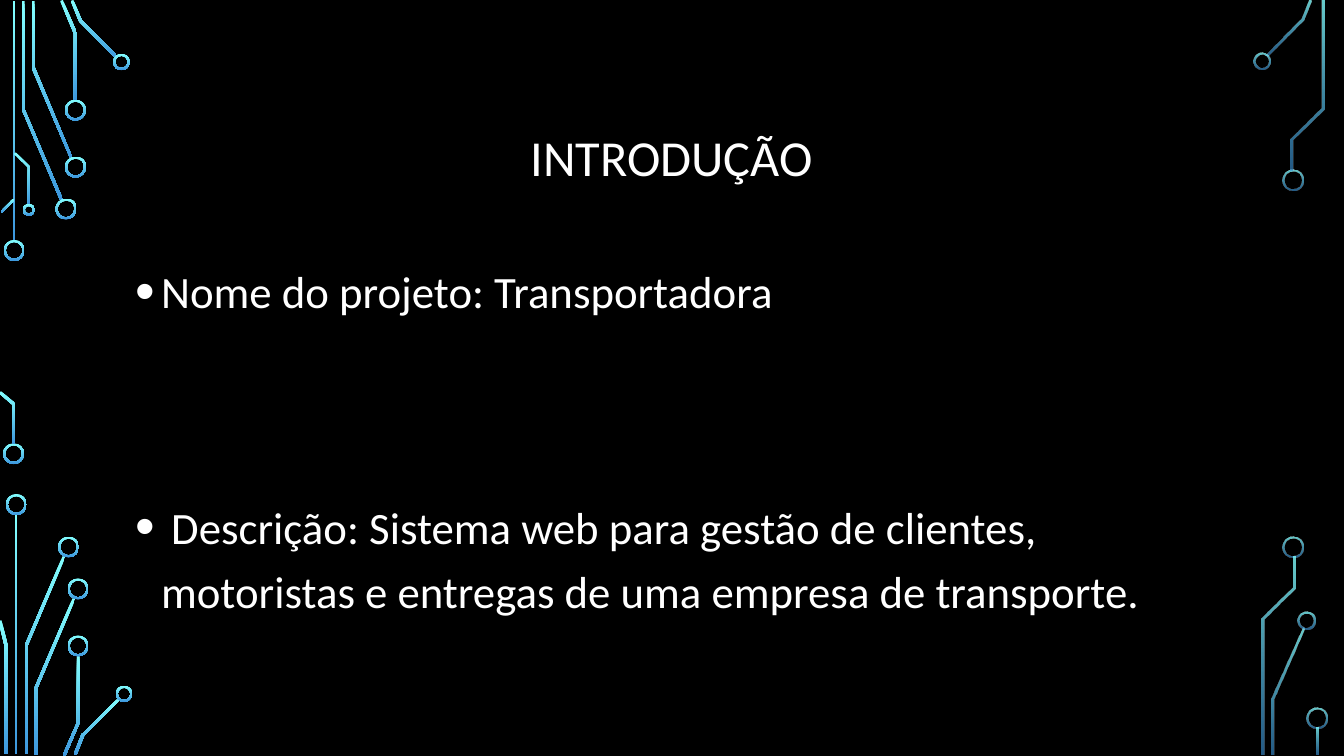
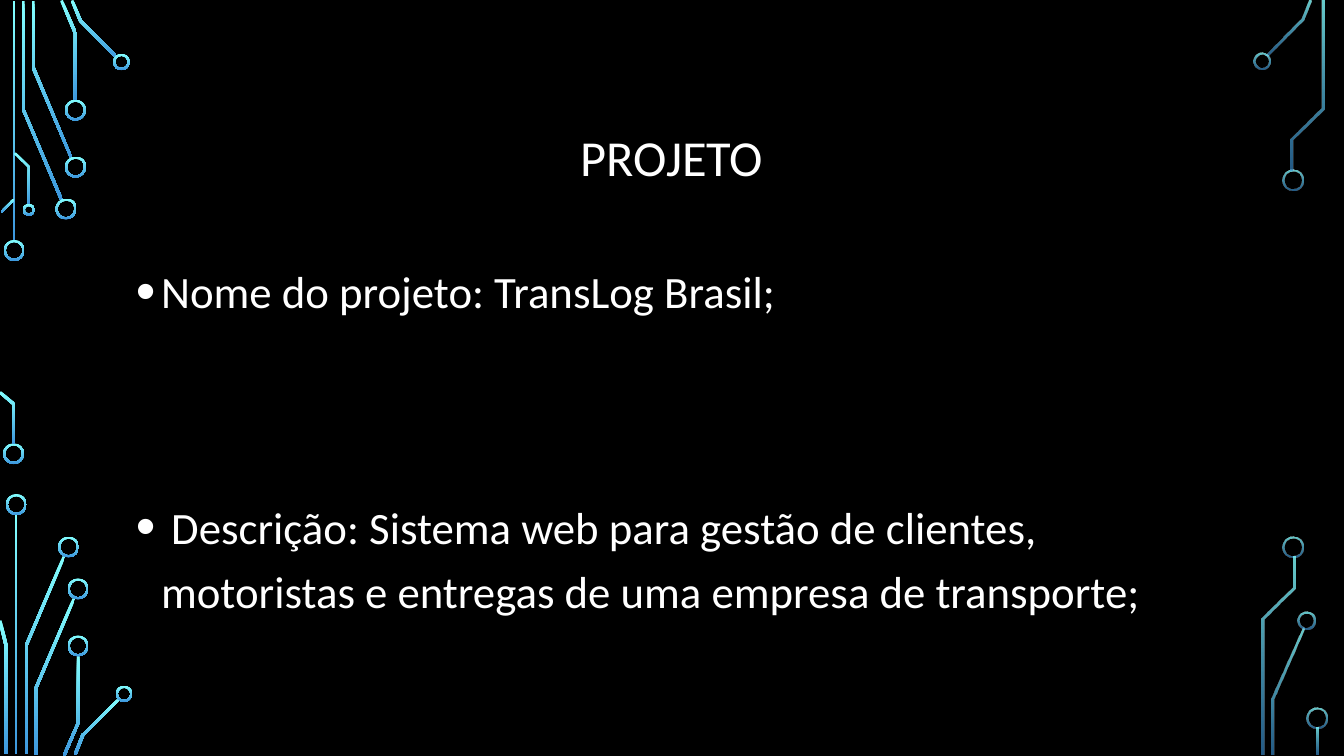
Before and after one commit to solutionsit-developer/Transportadora, a slide deck: slide 11 of transportadora/doc/Gestão de transportadora.pptx (slide 2 before the commit). Drawn at 1344x756 pixels with LibreOffice and Linux fonts; fonts in the diff are those of the drawing; background and template pictures are left out. Boxes give left, top, right and bottom in pixels: in the first picture for what was removed or moved away, otherwise in the second. Text is boxed around its words. In the diff, an @@ line names an element or a change of style, - is before the commit and + after.

```diff
--- a/transportadora/doc/Gestão de transportadora.pptx
+++ b/transportadora/doc/Gestão de transportadora.pptx
@@ title at box(580, 143, 763, 177): text changed @@
-INTRODUÇÃO
+PROJETO
@@ text at box(161, 277, 1140, 616): text changed @@
-• Nome do projeto: Transportadora
-• Descrição: Sistema web para gestão de clientes, motoristas e entregas de uma empresa de transporte.
+• Nome do projeto: TransLog Brasil;
+• Descrição: Sistema web para gestão de clientes, motoristas e entregas de uma empresa de transporte;
```
Also in this commit, not shown: 11 other slides changed, 11 slides added, 9 slides removed.
